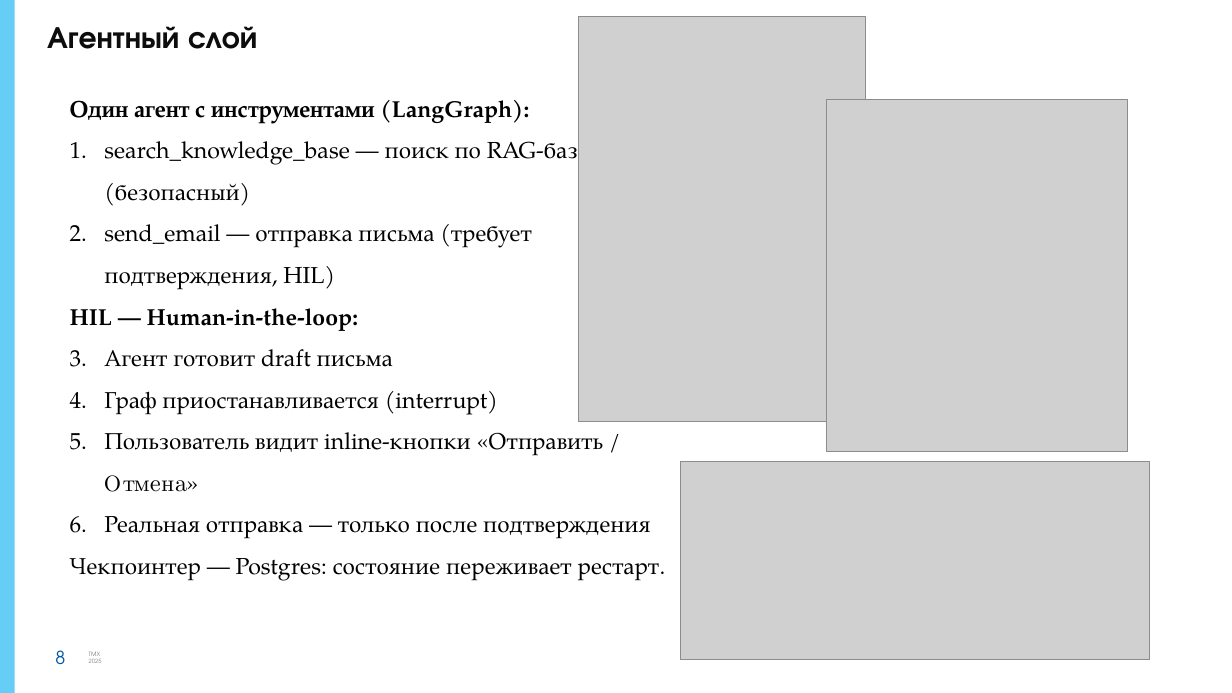
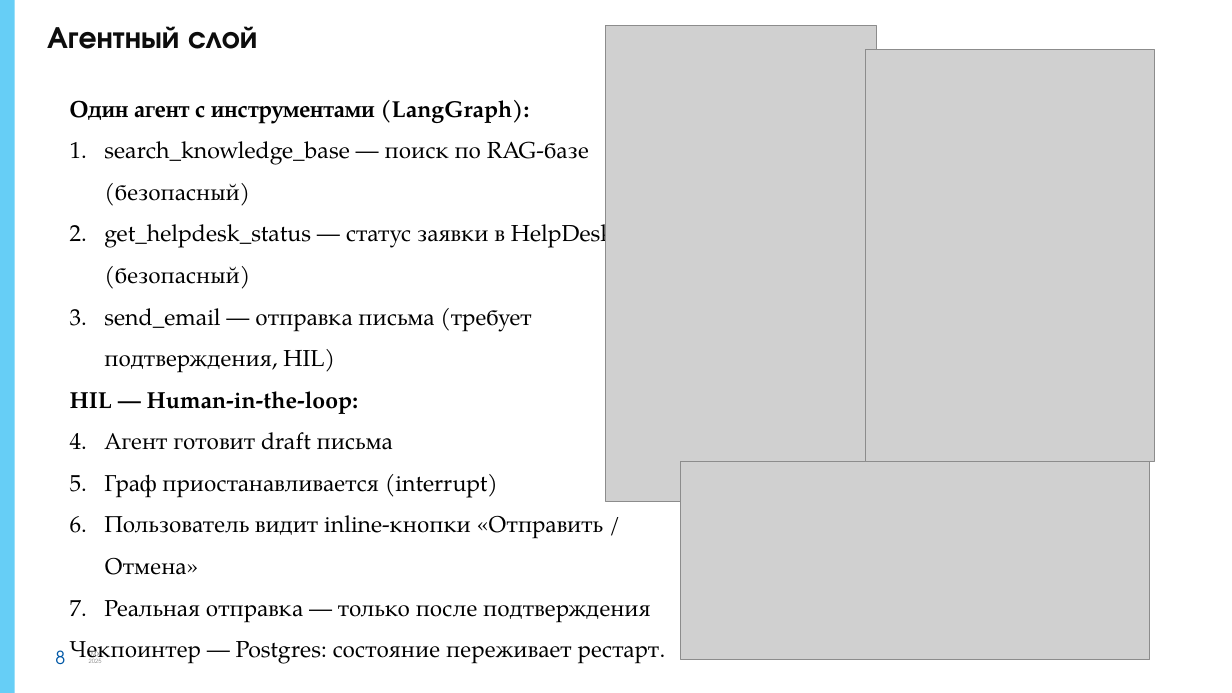
Before and after one commit to ssdanilenko-glitch/II_assistant_final, a slide deck: slide 8 of docs/presentation.pptx. Drawn at 1232x693 pixels with LibreOffice and Linux fonts; fonts in the diff are those of the drawing; grey boxes stand for pictures; background and template pictures are left out. Boxes give left, top, right and bottom in pixels: in the first picture for what was removed or moved away, otherwise in the second. Text is boxed around its words. In the diff, an @@ line names an element or a change of style, - is before the commit and + after.

Commit message:
feat: get_helpdesk_status, документация синхронизирована, тесты 503

```diff
--- a/docs/presentation.pptx
+++ b/docs/presentation.pptx
@@ picture: place and size @@
-picture at (579,17,866,422)
+picture at (606,26,876,502)
@@ picture: place and size @@
-picture at (827,100,1128,452)
+picture at (865,49,1154,461)
@@ text at (104,217,613,284): paragraph added @@
+2. get_helpdesk_status — статус заявки в HelpDesk (безопасный)
```
Also in this commit, not shown: 9 other slides changed, 1 slide added, 1 slide removed, 37 other files.
